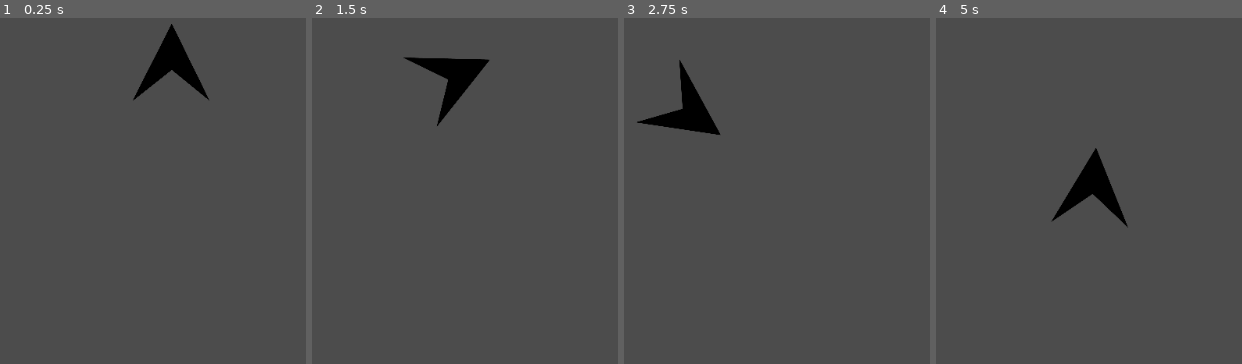
Above: before the commit, frames 1-4 (left to right).
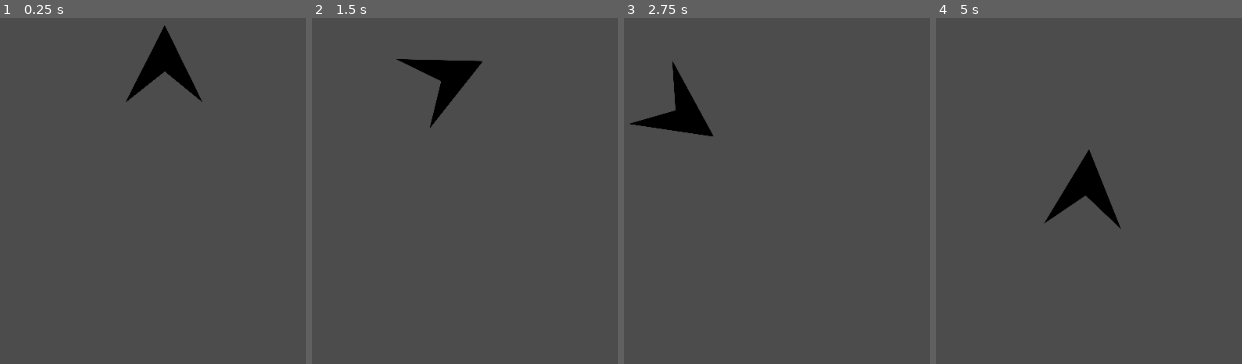
Above: after the commit, the same moments.

Repository: amitofsk/GeyserOfGalaxies
Game: Godot game, scene res://Player/Player.tscn
The game is run twice, just before and just after one commit, with the same random seed, the same clock (stepped at 60 frames per second) and the same inputs. The project has no main scene, so this scene is started directly.
Inputs:
- Up to frame 1 (0.25 s): no input
- Up to frame 2 (1.5 s): tap Enter at 0.5 s; hold Right (ui_right) 0.53-1.28 s; hold Down (ui_down) from 1.28 s (still down)
- Up to frame 3 (2.75 s): release Down (ui_down) at 2.03 s; hold Right (ui_right) from 2.03 s (still down)
- Up to frame 4 (5 s): release Right (ui_right) at 2.78 s; hold Up (ui_up) 2.78-3.53 s; hold Left (ui_left) from 3.53 s (still down)

The runs differ from the first frame. In frame 1, 1.3% of the frame differs, in the area x 41-69%, y 1-25%; in frame 2, 1.0%; in frame 3, 1.1%; in frame 4, 1.3%.

Commit message:
Player + Asteroid
This has some modifications to player and adds asteroid

Diff:
--- /dev/null
+++ b/GeyserOfGalaxies-Game/Enemies/Asteroid.gd
@@ -0,0 +1,19 @@
+extends Area2D
+
+
+export var speed = 100
+var direction = 1
+
+
+# Called when the node enters the scene tree for the first time.
+func _ready():
+	pass # Replace with function body.
+
+
+# Called every frame. 'delta' is the elapsed time since the previous frame.
+func _process(delta):
+	position += Vector2((speed * direction) * delta, 0.0)
+
+# This changes direction after timer times out
+func _on_Timer_timeout():
+	speed *= -1
--- /dev/null
+++ b/GeyserOfGalaxies-Game/Enemies/Asteroid.tscn
@@ -0,0 +1,28 @@
+[gd_scene load_steps=4 format=2]
+
+[ext_resource path="res://Enemies/asteroid.png" type="Texture" id=1]
+[ext_resource path="res://Enemies/Asteroid.gd" type="Script" id=2]
+
+[sub_resource type="CircleShape2D" id=1]
+radius = 35.1283
+
+[node name="Enemy" type="Area2D"]
+position = Vector2( 446, 288 )
+script = ExtResource( 2 )
+__meta__ = {
+"_edit_group_": true
+}
+
+[node name="Sprite" type="Sprite" parent="."]
+scale = Vector2( 0.2, 0.2 )
+texture = ExtResource( 1 )
+
+[node name="CollisionShape2D" type="CollisionShape2D" parent="."]
+position = Vector2( -6, 6 )
+shape = SubResource( 1 )
+
+[node name="Timer" type="Timer" parent="."]
+wait_time = 2.0
+autostart = true
+
+[connection signal="timeout" from="Timer" to="." method="_on_Timer_timeout"]
--- a/GeyserOfGalaxies-Game/Player/Player.gd
+++ b/GeyserOfGalaxies-Game/Player/Player.gd
@@ -1,4 +1,7 @@
 extends KinematicBody2D
+
+# This is basic movement with rotation from Godot Docs -- 2D movement
+# Modified so that the player moves up and down and rotates to the left and right
 
 export (int) var speed = 200
 export (float) var rotation_speed = 1.5
--- a/GeyserOfGalaxies-Game/Player/Player.tscn
+++ b/GeyserOfGalaxies-Game/Player/Player.tscn
@@ -7,8 +7,11 @@
 radius = 27.4591
 
 [node name="Player" type="KinematicBody2D"]
-position = Vector2( 219, 81 )
+position = Vector2( 210, 83 )
 script = ExtResource( 1 )
+__meta__ = {
+"_edit_group_": true
+}
 
 [node name="Sprite" type="Sprite" parent="."]
 scale = Vector2( 0.2, 0.2 )
Binary file added: GeyserOfGalaxies-Game/Enemies/asteroid.png
Not shown, added: GeyserOfGalaxies-Game/Enemies/asteroid.png.import
